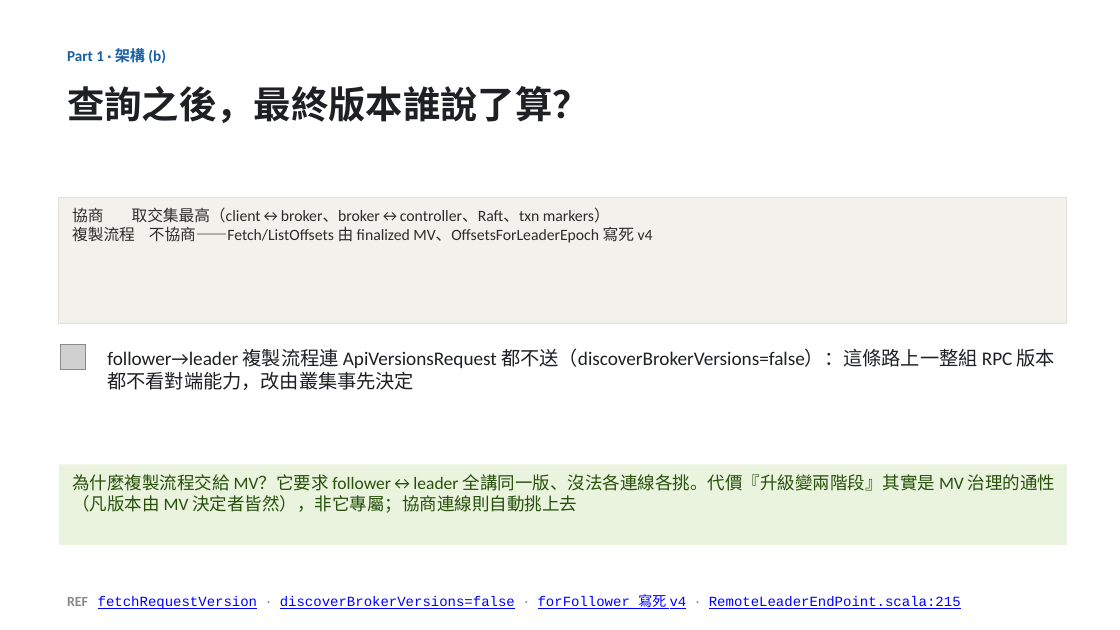
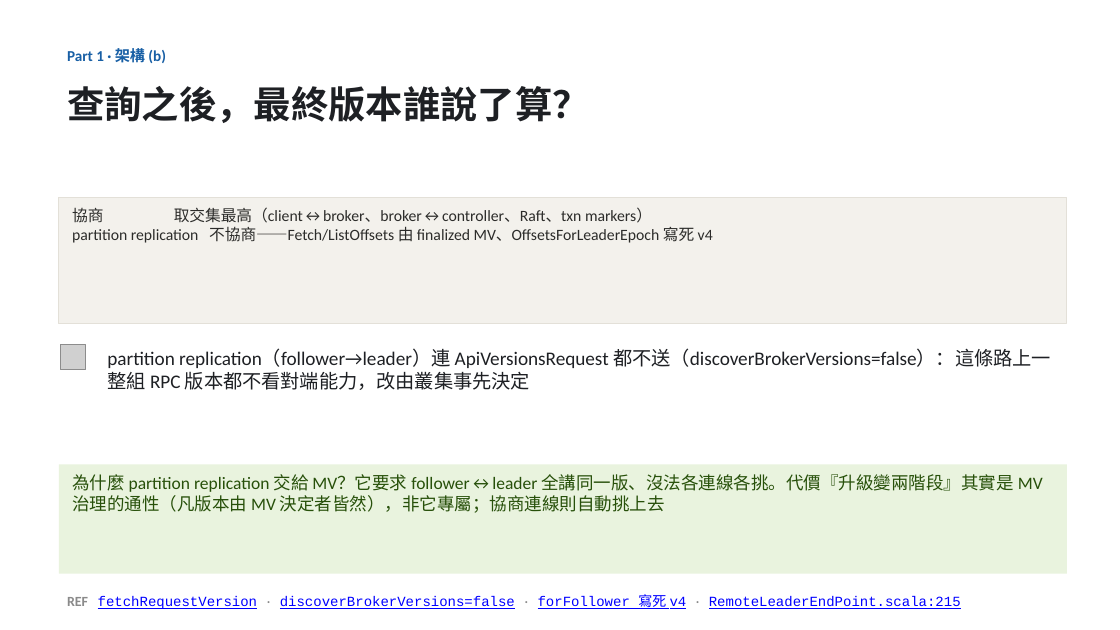
Before and after one commit to unknowntpo/kafka, a slide deck: slide 6 of study/version-control/kafka-version-negotiation.pptx. Drawn at 1120x630 pixels with LibreOffice and Linux fonts; fonts in the diff are those of the drawing; grey boxes stand for pictures. Boxes give left, top, right and bottom in pixels: in the first picture for what was removed or moved away, otherwise in the second. Text is boxed around its words. In the diff, an @@ line names an element or a change of style, - is before the commit and + after.

Commit message:
study(version-control): 路徑正名為 Kafka 官方詞「partition replication」（元件 replica fetcher、RPC 用 Fetch）
- deck 架構(a)/(b)、Recap、quiz 0：路徑一律稱 partition replication（follower→leader），replica fetcher 留作元件註解
- 正名層級：partition replication（概念/路徑）→ replica fetcher（元件）→ Fetch/ListOffsets/OffsetsForLeaderEpoch（RPC）
- rpc-version-selection.md 同步

```diff
--- a/study/version-control/kafka-version-negotiation.pptx
+++ b/study/version-control/kafka-version-negotiation.pptx
@@ text in rectangle at (x1=72, y1=226, x2=713, y2=243): text changed @@
-複製流程 不協商——Fetch/ListOffsets 由 finalized MV、OffsetsForLeaderEpoch 寫死 v4
+partition replication 不協商——Fetch/ListOffsets 由 finalized MV、OffsetsForLeaderEpoch 寫死 v4
@@ text at (x1=107, y1=348, x2=1051, y2=390): text changed @@
-follower→leader 複製流程連 ApiVersionsRequest 都不送（discoverBrokerVersions=false）：這條路上一整組 RPC 版本都不看對端能力，改由叢集事先決定
+partition replication（follower→leader）連 ApiVersionsRequest 都不送（discoverBrokerVersions=false）：這條路上一整組 RPC 版本都不看對端能力，改由叢集事先決定
@@ rectangle "為什麼 partition replication 交給 MV？它要求 ..." resized from (x1=59, y1=465, x2=1067, y2=545) to (x1=59, y1=465, x2=1067, y2=574) @@
@@ text in rectangle at (x1=72, y1=474, x2=1043, y2=513): text changed @@
-為什麼複製流程交給 MV？它要求 follower↔leader 全講同一版、沒法各連線各挑。代價『升級變兩階段』其實是 MV 治理的通性（凡版本由 MV 決定者皆然），非它專屬；協商連線則自動挑上去
+為什麼 partition replication 交給 MV？它要求 follower↔leader 全講同一版、沒法各連線各挑。代價『升級變兩階段』其實是 MV 治理的通性（凡版本由 MV 決定者皆然），非它專屬；協商連線則自動挑上去
```
Also in this commit, not shown: 4 other slides changed, 2 other files.
